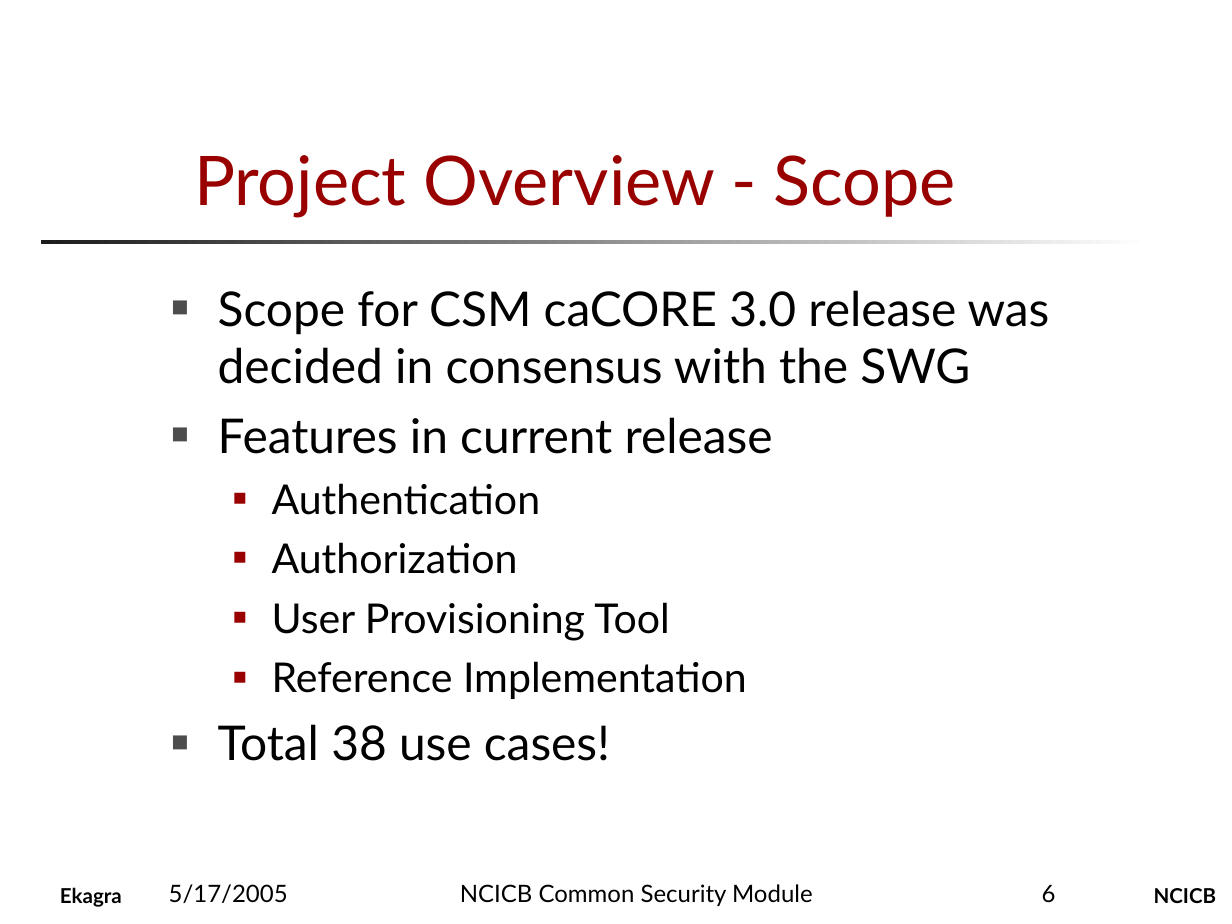
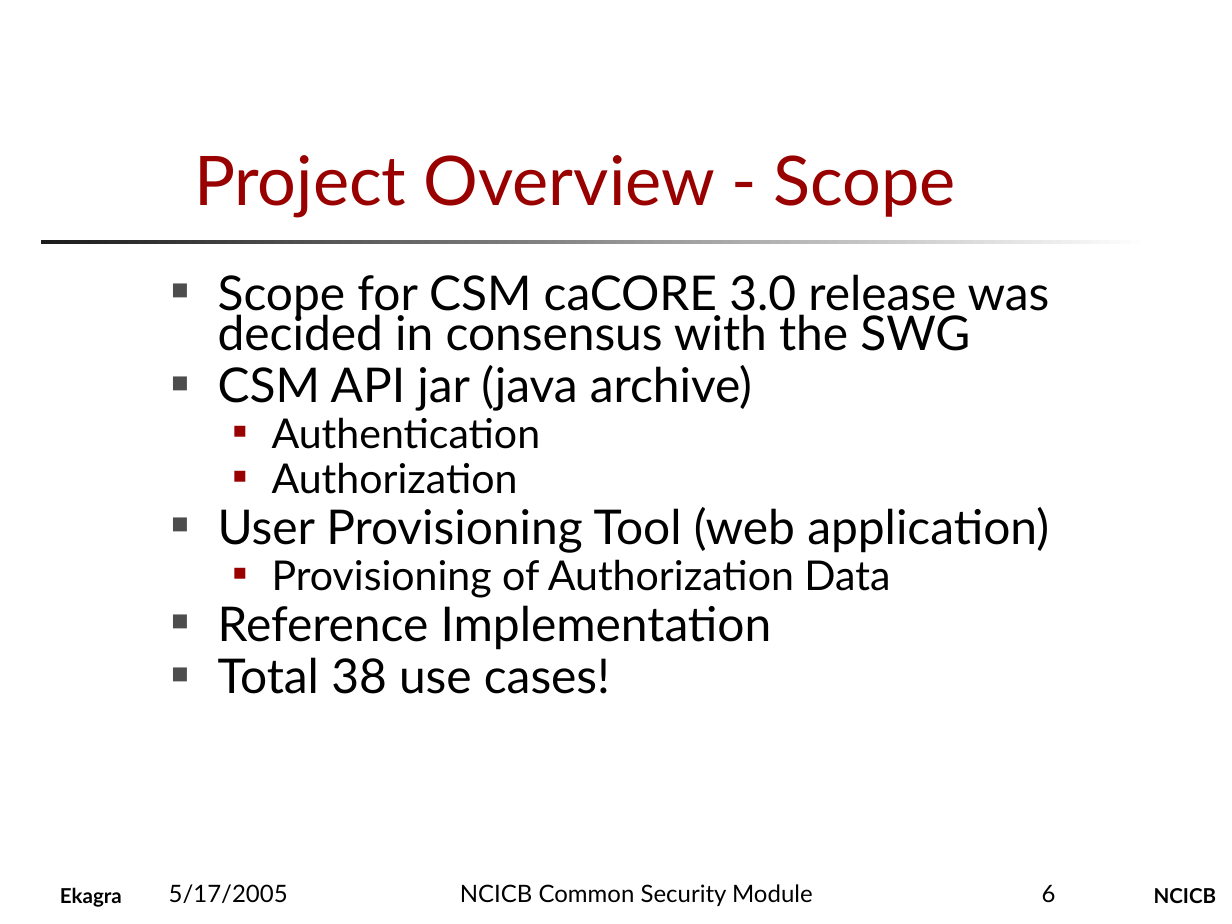
Before and after one commit to CBIIT/common-security-module-docs, a slide deck: slide 6 of Presentations/CSM_Presentation_for_CRIX.ppt. Drawn at 1232x924 pixels with LibreOffice and Linux fonts; fonts in the diff are those of the drawing; background and template pictures are left out. Boxes give left, top, right and bottom in pixels: in the first picture for what was removed or moved away, otherwise in the second. Text is boxed around its words. In the diff, an @@ line names an element or a change of style, - is before the commit and + after.

Commit message:
changed agenda, combined slides 6 +10
SVN-Revision: 1033

```diff
--- a/Presentations/CSM_Presentation_for_CRIX.ppt
+++ b/Presentations/CSM_Presentation_for_CRIX.ppt
@@ text at (x1=218, y1=274, x2=1050, y2=694): size 24 to 28 pt in "Reference Implementation"; line spacing 1 to 0.7; list level 2 to 1 in "Reference Implementation"; bullet colour #990000 to #4D4D4D @@
@@ text at (x1=218, y1=365, x2=752, y2=411): text changed @@
-■ Features in current release
+■ CSM API jar (java archive)
@@ text at (x1=218, y1=507, x2=1049, y2=598): text changed; size 24 to 28 pt @@
-  ■ User Provisioning Tool
+■ User Provisioning Tool (web application)
+  ■ Provisioning of Authorization Data
```
Also in this commit, not shown: 2 other slides changed, 1 slide removed.
